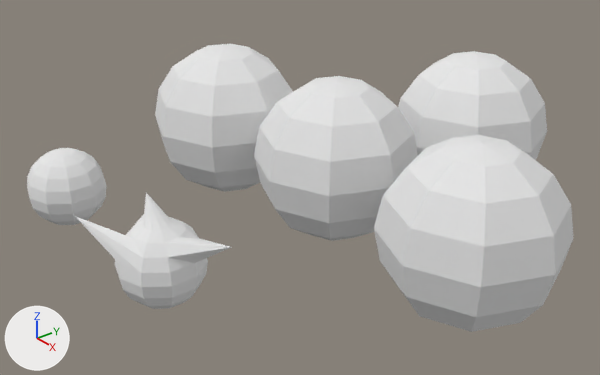
What one commit did to the Blender file static/morph.blend.
The view is the same before and after, from a 50 mm camera at (14.31, -13.09, 9.44) aimed at (-1.25, -0.59, -0.48). Lighting does not change. The marker at lower left points along +X, +Y and +Z.

In view in the first picture: 'Main Cube', 'Test Sphere', 'Test Sphere 01', 'UV Cone', 'UV Cube', 'UV Sphere'.
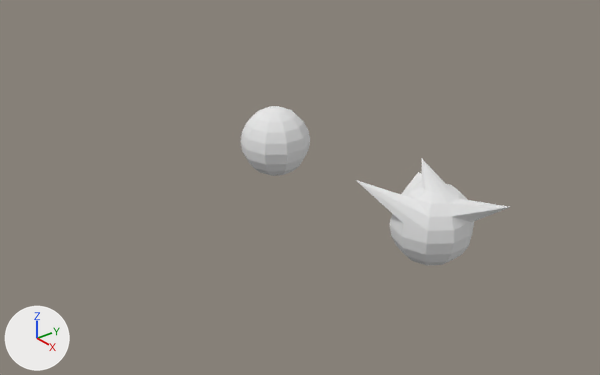
Where the change shows, as pixel boxes [x1, y1, x2, y2] in the pictures (600 x 375 px):
'UV Sphere', deleted: before [374, 135, 573, 332]
'UV Cone', deleted: before [254, 76, 418, 241]
'Test Sphere 01', moved: before [75, 193, 231, 309]; after [356, 159, 509, 265]
'UV Cube', deleted: before [155, 44, 293, 192]
'Main Cube', deleted: before [398, 51, 547, 160]
'Test Sphere', moved: before [27, 148, 106, 225]; after [240, 106, 310, 176]

The edits, one by one:
Object 'Test Sphere' (ob_test_sphere) moves from (-4.26, -5.8, 0.0) to (-3.27, 0.12, 0.0).
Object 'UV Cube' (ob_uv_cube) is deleted.
Object 'UV Sphere' (ob_uv_sphere) is deleted.
Object 'UV Cone' (ob_uv_cone) is deleted.
Object 'Main Cube' (ob_main_cube) is deleted.
Object 'Test Sphere 01' (ob_test_sphere_01) moves from (0.46, -5.8, 0.0) to (2.9, 0.04, 0.0).
